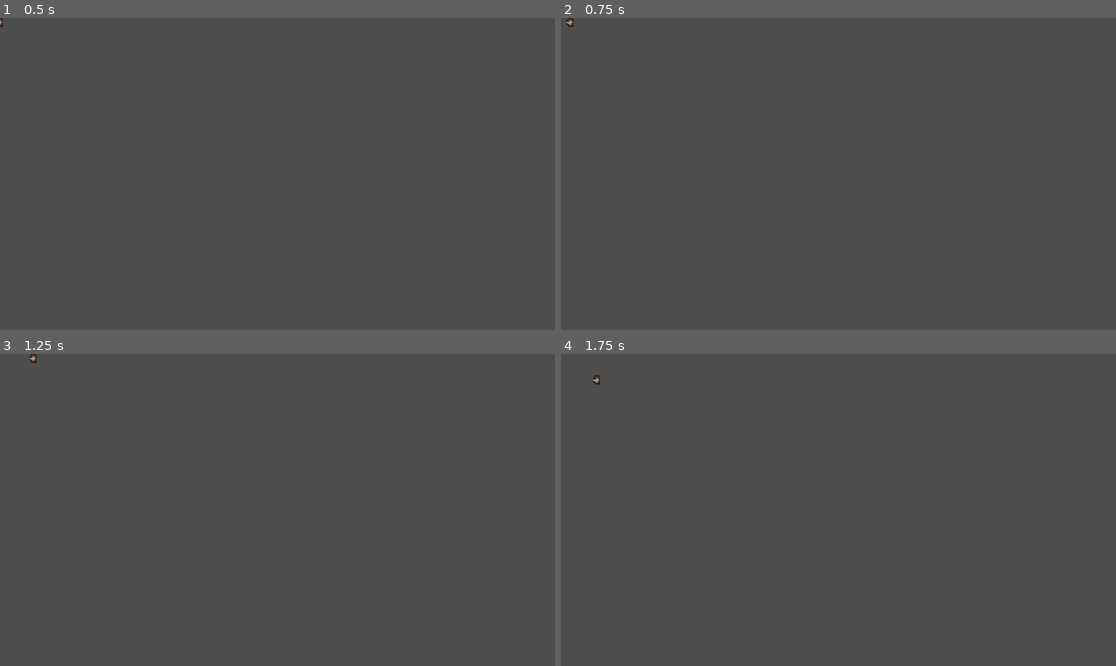
Above: before the commit, frames 1-4 (two rows, left to right).
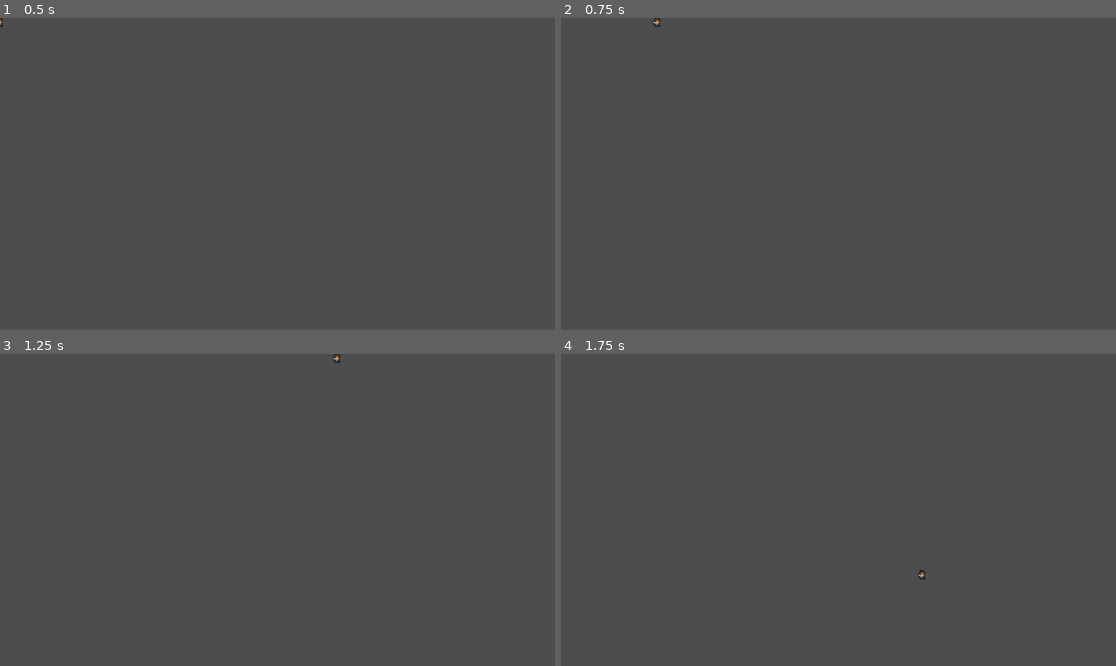
Above: after the commit, the same moments.

Repository: Elijah-eshayBaa/Final-Swords-project
Game: Godot game, scene res://player.tscn
The game is run twice, just before and just after one commit, with the same random seed, the same clock (stepped at 60 frames per second) and the same inputs. The project has no main scene, so this scene is started directly.
Inputs:
- Up to frame 1 (0.5 s): no input
- Up to frame 2 (0.75 s): tap Enter at 0.5 s; hold D (right) from 0.53 s (still down)
- Up to frame 3 (1.25 s): keep holding D (right)
- Up to frame 4 (1.75 s): tap Space at 1.25 s; release D (right) at 1.28 s; hold S (down) from 1.28 s (still down)

Frame 1 is identical in both runs. In frame 2, less than 0.1% of the frame differs, in the area x 0-18%, y 0-3%; in frame 3, less than 0.1%; in frame 4, less than 0.1%, in the area x 5-66%, y 6-73%.

Commit message:
Update player.gd

Diff:
--- a/Scripts/player.gd
+++ b/Scripts/player.gd
@@ -1,7 +1,7 @@
 extends CharacterBody2D
 
 
-const speed = 100
+const speed = 1000
 func _physics_process(delta):
 	player_movement(delta)
 
